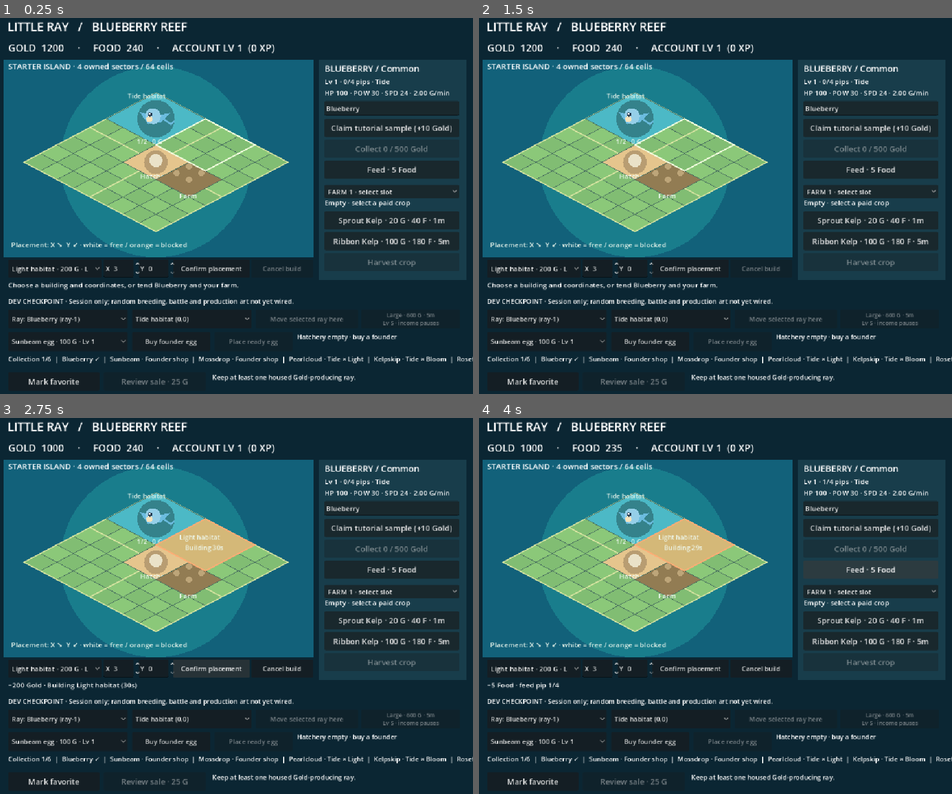
Above: before the commit, frames 1-4 (two rows, left to right).
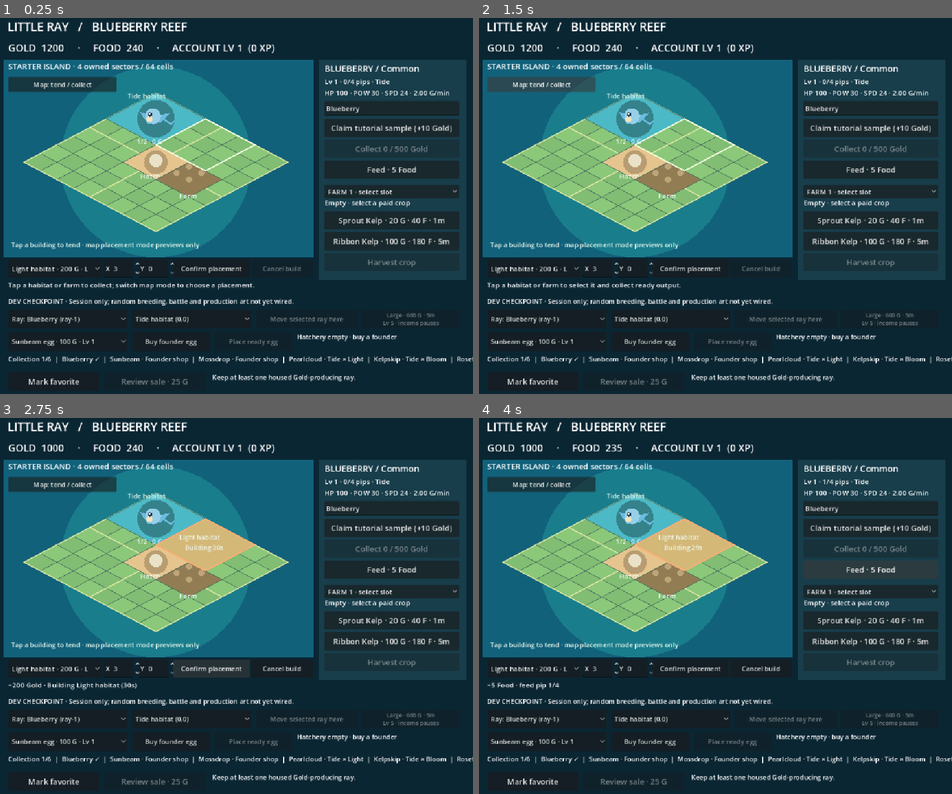
Above: after the commit, the same moments.

Repository: hazelfjeld/Swarm-Autonomous-Game-Design
Game: Godot game, scene res://main.tscn
The game is run twice, just before and just after one commit, with the same random seed, the same clock (stepped at 60 frames per second) and the same inputs.
Inputs (mouse positions are in pixels of both pictures, inside the frame that each line leads up to):
- Up to frame 1 (0.25 s): no input
- Up to frame 2 (1.5 s): click (540, 85) at 0.5 s, where only the run after the commit has a clickable "Map: tend / collect"; click (540, 85) at 1.25 s, where only the run after the commit has a clickable "Map: choose placement"
- Up to frame 3 (2.75 s): click "Confirm placement" at 2 s
- Up to frame 4 (4 s): click "Confirm placement" at 2.75 s; click "Feed · 5 Food" at 3.5 s

The runs differ from the first frame. In frame 1, 1.7% of the frame differs, in the area x 1-54%, y 15-73%; in frame 2, 1.5%; in frame 3, 1.2%; in frame 4, 1.2%.

Commit message:
GAMEPLAY-002: direct city collection and click placement preview

Diff:
--- a/game/city_checkpoint/city_view.gd
+++ b/game/city_checkpoint/city_view.gd
@@ -47,6 +47,8 @@
 var sale_note: Label
 var sale_dialog: ConfirmationDialog
 var sale_target: String = ""
+var map_place_mode: bool = false
+var map_mode_button: Button
 
 func label_at(value: String, position_: Vector2, size_: Vector2, font_size: int = 20) -> Label:
 	var item := Label.new()
@@ -107,7 +109,10 @@
 	cancel_build_button = button_at("Cancel build", Vector2(590, 570), func(): act("cancel_build", ""))
 	cancel_build_button.size = Vector2(142, 42)
 	cancel_build_button.add_theme_font_size_override("font_size", 15)
-	status_label = label_at("Choose a building and coordinates, or tend Blueberry and your farm.", Vector2(30, 617), Vector2(700, 34), 16)
+	map_mode_button = button_at("Map: tend / collect", Vector2(30, 150), toggle_map_mode)
+	map_mode_button.size = Vector2(250, 34)
+	map_mode_button.add_theme_font_size_override("font_size", 15)
+	status_label = label_at("Tap a habitat or farm to collect; switch map mode to choose a placement.", Vector2(30, 617), Vector2(700, 34), 16)
 	status_label.autowrap_mode = TextServer.AUTOWRAP_WORD_SMART
 	label_at("DEV CHECKPOINT · Session only; random breeding, battle and production art not yet wired.", Vector2(30, 655), Vector2(1040, 22), 15)
 	ray_choice = option_at(Vector2(30, 685), Vector2(275, 44))
@@ -296,6 +301,77 @@
 			act(selection[0], selection[1])
 		else:
 			act(selection[0], "%s,%d,%d" % [selection[1], int(coordinate_x.value), int(coordinate_y.value)])
+
+func toggle_map_mode() -> void:
+	map_place_mode = not map_place_mode
+	map_mode_button.text = "Map: choose placement" if map_place_mode else "Map: tend / collect"
+	status_label.text = "Tap a cell to preview, then confirm below. No Gold spent yet." if map_place_mode else "Tap a habitat or farm to select it and collect ready output."
+	queue_redraw()
+
+func map_cell(point: Vector2) -> Vector2i:
+	# Invert the actual isometric projection, including its current zoom.
+	var origin := iso(0, 0)
+	var axis := iso(1, 0) - origin
+	var delta := point - origin
+	return Vector2i(floori((delta.x / axis.x + delta.y / axis.y) / 2.0), floori((delta.y / axis.y - delta.x / axis.x) / 2.0))
+
+func _gui_input(event: InputEvent) -> void:
+	# GUI consumes child controls first; touch uses the existing mouse emulation.
+	if not (event is InputEventMouseButton):
+		return
+	if event.button_index != MOUSE_BUTTON_LEFT or event.pressed:
+		return
+	if not Rect2(18, 186, 716, 348).has_point(event.position):
+		return
+	var cell := map_cell(event.position)
+	if cell.x < 0 or cell.y < 0 or cell.x >= Model.ISLAND_SIZE or cell.y >= Model.ISLAND_SIZE:
+		return
+	accept_event()
+	if map_place_mode:
+		var parts := selected_placement().split(":")
+		if parts.size() != 2 or not parts[0] in ["build", "move", "restore_building"]:
+			status_label.text = "This action has its own target. Use the confirmation control below."
+			return
+		if cell.x > coordinate_x.max_value or cell.y > coordinate_y.max_value:
+			status_label.text = "That cell is outside the current placement area."
+			return
+		coordinate_x.value = cell.x
+		coordinate_y.value = cell.y
+		status_label.text = "Preview cell (%d,%d) · confirm below to apply." % [cell.x, cell.y]
+		queue_redraw()
+		return
+	for b in city.buildings:
+		var footprint := Rect2i(int(b["x"]), int(b["y"]), int(b["size"]), int(b["size"]))
+		if not footprint.has_point(cell):
+			continue
+		var id: String = str(b["id"])
+		if city.pending(id):
+			status_label.text = "Construction · %ds remaining" % city.construction_remaining()
+			return
+		if city.habitat_ids().has(id):
+			for i in range(habitat_choice.item_count):
+				if habitat_choice.get_item_metadata(i) == id:
+					habitat_choice.select(i)
+					choose_habitat(i)
+					break
+			if city.stored_gold(id) > 0:
+				act("collect", id)
+			else:
+				status_label.text = "%s selected · no whole Gold ready." % b["kind"]
+		elif city.farm_ids().has(id):
+			for i in range(farm_choice.item_count):
+				if farm_choice.get_item_metadata(i) == id:
+					farm_choice.select(i)
+					choose_farm(i)
+					break
+			if not city.farm_crop(id).is_empty() and city.remaining_seconds(id) == 0:
+				act("harvest", id)
+			else:
+				status_label.text = farm_info.text
+		else:
+			status_label.text = "%s selected · see its controls below." % b["kind"]
+		return
+	status_label.text = "Select a building, or switch map mode to preview a placement."
 
 func _process(_delta: float) -> void:
 	var now := Time.get_ticks_msec()
@@ -441,7 +517,7 @@
 			var valid: bool = city.can_place(x, y, footprint, selection[1] if selection[0] == "move" else "")
 			var points := PackedVector2Array([iso(x,y),iso(x+footprint,y),iso(x+footprint,y+footprint),iso(x,y+footprint),iso(x,y)])
 			draw_polyline(points, Color("#f3ffe0") if valid else Color("#ffac75"), 3.0, true)
-	ink("Placement: X ↘  Y ↙ · white = free / orange = blocked", Vector2(37, 542), 16)
+	ink("Tap a building to tend · map placement mode previews only" if not map_place_mode else "Tap a cell · white = free / orange = blocked · confirm below", Vector2(37, 542), 15)
 
 func draw_building(b: Dictionary) -> void:
 	var x: float = float(b["x"])
@@ -507,7 +583,9 @@
 	draw_circle(ray + Vector2(-15,-5)*s, 2*s, Color.WHITE)
 
 func click_fixture(button: Button) -> void:
-	var point := button.get_global_rect().get_center()
+	await click_point_fixture(button.get_global_rect().get_center())
+
+func click_point_fixture(point: Vector2) -> void:
 	var down := InputEventMouseButton.new()
 	down.position = point
 	down.global_position = point
@@ -544,8 +622,8 @@
 		return
 	# Wait for the real 60-second crop on the normal clock, not a debug grant.
 	await get_tree().create_timer(61.0).timeout
-	await click_fixture(collect_button)
-	await click_fixture(harvest_button)
+	await click_point_fixture(iso(1.5, 1.5))
+	await click_point_fixture(iso(6.0, 4.0))
 	if city.gold < 1192 or city.food != 275 or city.xp != 105 or not city.crop.is_empty() or city.pips != 1:
 		push_error("GUI real-time harvest fixture failed: " + str(city.snapshot()))
 		get_tree().quit(1)
@@ -554,9 +632,21 @@
 	if get_viewport().get_texture().get_image().save_png(directory + "/03-earned-and-harvested.png") != OK:
 		get_tree().quit(1)
 		return
-	print("CITY_GUI_INPUT_PASS: sample, paid planting, feed, real-time resident collect and crop harvest via native mouse events")
+	print("CITY_GUI_INPUT_PASS: sample, paid planting, feed, real-time resident collect and crop harvest by native map clicks")
 	var before_build: int = city.gold
+	await click_fixture(map_mode_button)
+	await click_point_fixture(iso(0.5, 0.5))
+	if not map_place_mode or coordinate_x.value != 0 or coordinate_y.value != 0 or city.gold != before_build or not city.construction.is_empty():
+		push_error("GUI occupied cell preview changed city or missed click")
+		get_tree().quit(1)
+		return
+	await click_point_fixture(iso(3.5, 0.5))
+	if coordinate_x.value != 3 or coordinate_y.value != 0 or city.gold != before_build:
+		push_error("GUI free cell preview missed click or charged before confirmation")
+		get_tree().quit(1)
+		return
 	await click_fixture(build_button)
+	await click_fixture(map_mode_button)
 	if city.gold != before_build - 200 or city.construction.is_empty() or city.find_building("building-1").is_empty():
 		push_error("GUI placement fixture failed: " + str(city.snapshot()))
 		get_tree().quit(1)
@@ -570,7 +660,7 @@
 	if get_viewport().get_texture().get_image().save_png(directory + "/04-built-light-habitat.png") != OK:
 		get_tree().quit(1)
 		return
-	print("CITY_BUILD_GUI_PASS: paid Light habitat placement and ordinary 30-second construction")
+	print("CITY_BUILD_GUI_PASS: occupied/free map-cell previews without spending, explicit paid Light habitat confirmation and ordinary 30-second construction")
 	var before_egg: int = city.gold
 	await click_fixture(buy_button)
 	if city.gold != before_egg - 100 or city.founder_egg.is_empty():
@@ -639,10 +729,15 @@
 		if build_choice.get_item_metadata(i) == "restore_building:farm-1":
 			build_choice.select(i)
 			break
-	coordinate_x.value = 5
-	coordinate_y.value = 3
-	refresh()
+	refresh()
+	await click_fixture(map_mode_button)
+	await click_point_fixture(iso(5.5, 3.5))
+	if coordinate_x.value != 5 or coordinate_y.value != 3 or city.gold != before_store:
+		push_error("GUI expanded zoom restore preview failed")
+		get_tree().quit(1)
+		return
 	await click_fixture(build_button)
+	await click_fixture(map_mode_button)
 	if not city.farm_ids().has("farm-1") or city.gold != before_store or city.xp != 365:
 		push_error("GUI farm restore failed")
 		get_tree().quit(1)
